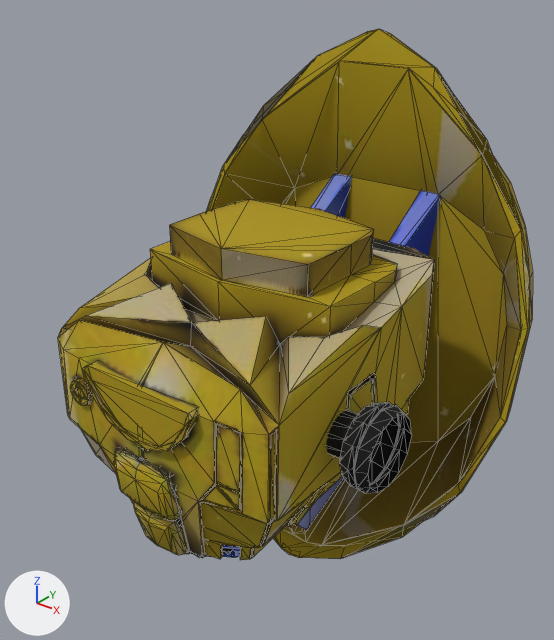
Before and after pictures for a commit that changed the glTF model public/3d/tank/S-27.glb.
Before and after are seen from a 50 mm camera at (1.86, -2.08, 3.04) aimed at (-0.04, 0.29, 1.57). The axes (+X, +Y, +Z) are drawn at lower left. The lights are the same throughout. Mesh edges are drawn as thin lines.

Names of what the first picture shows: 'S-27'.
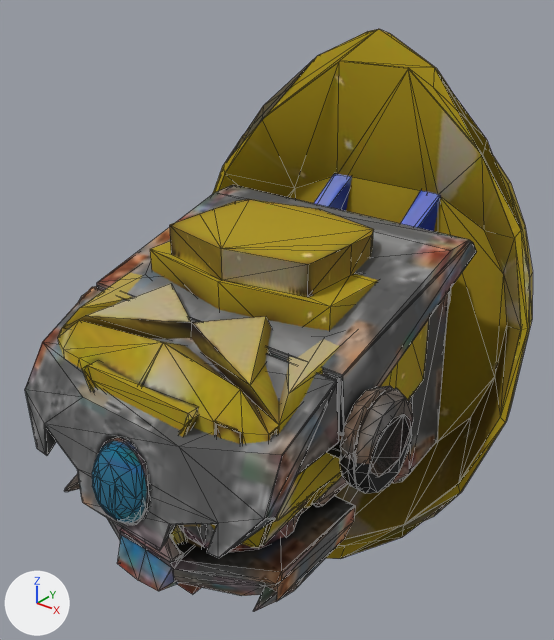
Location of each change, [x1, y1, x2, y2] in pixels of the pictures (554 x 640 px):
```json
{"object": "17", "change": "added", "after": [25, 185, 477, 611]}
```

Edits to the scene script, one JSON object a line:
```json
{"op": "add", "block": "img_e_17", "code": ["img_e_17 = load_image('E-17', '_unpacked/E-17', 512, 512, 'sRGB')"]}
{"op": "add", "block": "mat_17", "code": ["mat_17 = principled_material('17')", "mat_17.texture = img_e_17", "mat_17.roughness = 0.9"]}
{"op": "add", "block": "me_body_001", "code": ["me_body_001 = bpy.data.meshes.new('body.001')", "me_body_001.from_pydata(...)  # 1446 vertices, 2678 faces; spans x -0.78..0.78, y -0.74..1.03, z 0.66..1.98", "me_body_001.materials.append(mat_17)  # picture img_e_17"]}
{"op": "add", "block": "ob_17", "code": ["ob_17 = bpy.data.objects.new('17', me_body_001)", "ob_17.location = (0.0, 0.0, 0.0)"]}
```
